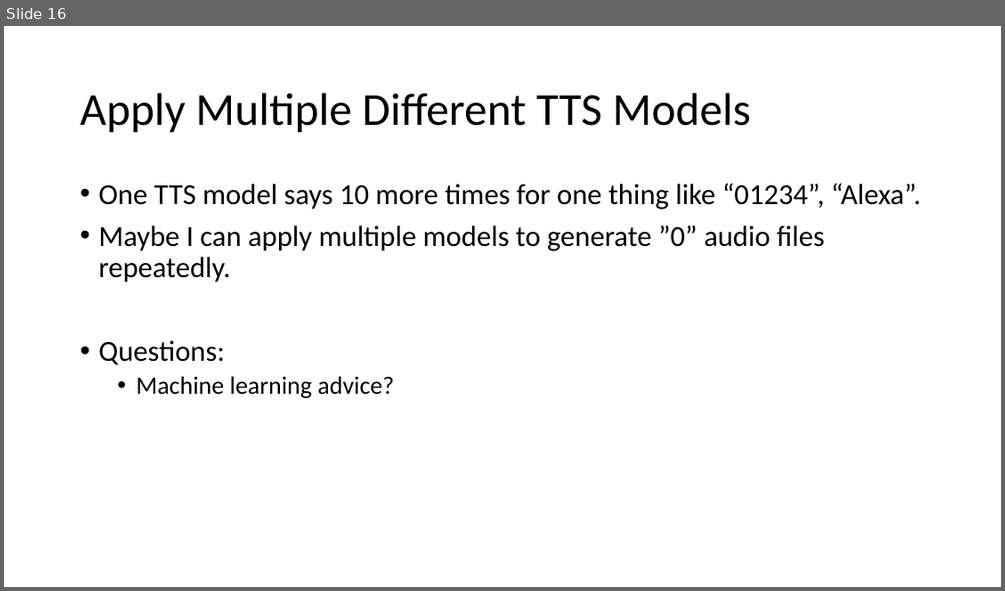
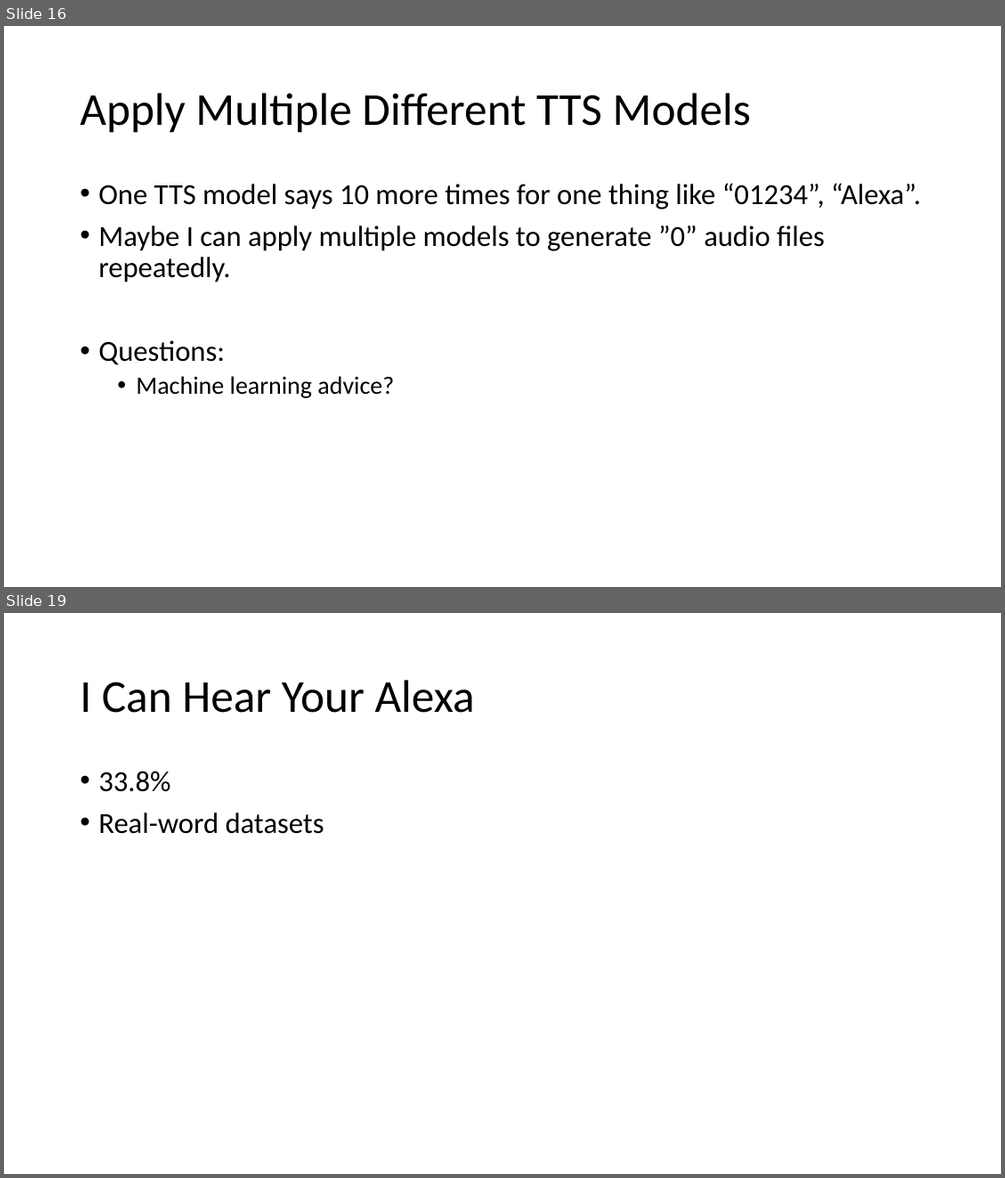
Before and after one commit to GXG-CS/Pi-Alexa, a slide deck: Presentation1.pptx. Shown one above the other, each under a label of ours: slide 16 before the commit, slides 16 and 19 after it; the slides between them are not shown. The pictures are 1005x591 and 1005x1178 pixels, drawn with LibreOffice and Linux fonts; fonts in the diff are those of the drawing. Boxes give left, top, right and bottom in pixels: in the first picture for what was removed or moved away, otherwise in the second. Text is boxed around its words. In the diff, an @@ line names an element or a change of style, - is before the commit and + after.

```diff
--- a/Presentation1.pptx
+++ b/Presentation1.pptx
@@ slide 19 added at (4, 613, 1001, 1174), background #FFFFFF @@
@@ title added at (80, 680, 475, 713), 44 pt, text #000000 @@
+I Can Hear Your Alexa
@@ text added at (98, 771, 324, 834), 28 pt, text #000000 @@
+• 33.8%
+• Real-word datasets
```
Also in this commit, not shown: 2 other slides added, 5 other files.
